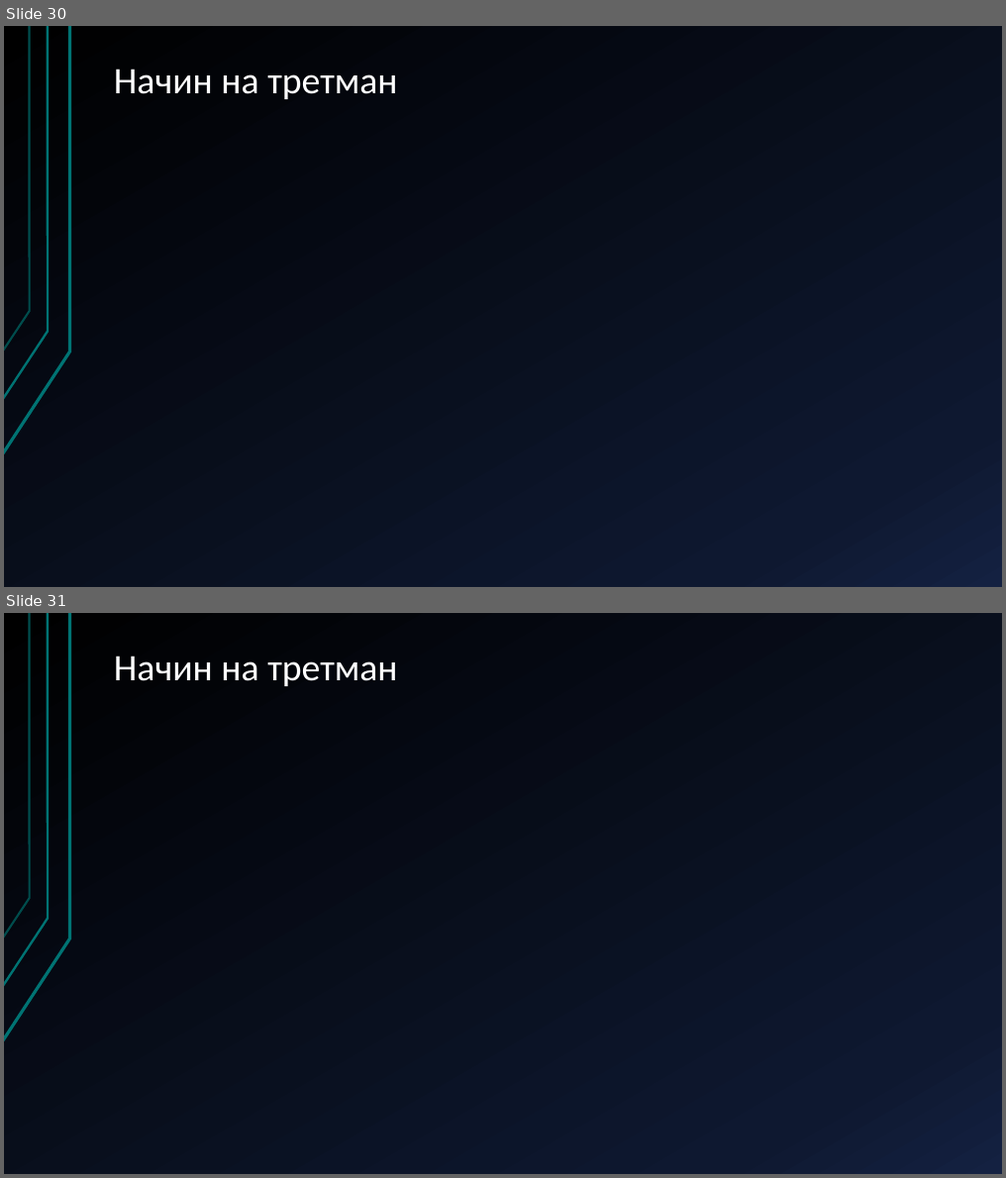
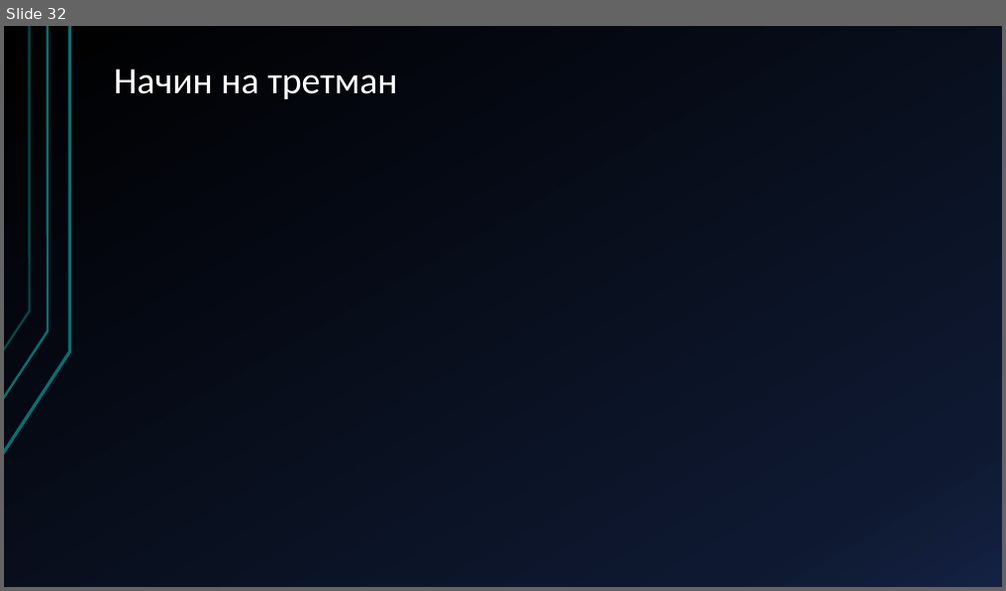
Before and after one commit to AlenDosev/Master, a slide deck: Master.pptx. Shown one above the other, each under a label of ours: slides 30 and 31 before the commit, slide 32 after it. The pictures are 1006x1178 and 1006x591 pixels, drawn with LibreOffice and Linux fonts; fonts in the diff are those of the drawing. Boxes give left, top, right and bottom in pixels: in the first picture for what was removed or moved away, otherwise in the second. Text is boxed around its words. In the diff, an @@ line names an element or a change of style, - is before the commit and + after.

```diff
--- a/Master.pptx
+++ b/Master.pptx
@@ slide 31 removed at <box>4,613,1002,1174</box>, background gradient #000000 to #0F1931 to #142242; not listed: 3 template elements that a slide beside it also shows @@
@@ title removed at <box>114,656,397,686</box> @@
-Начин на третман
@@ what was slide 30 is now slide 32 @@
```
Also in this commit, not shown: 5 slides changed, 3 slides added, 1 other slide removed.
